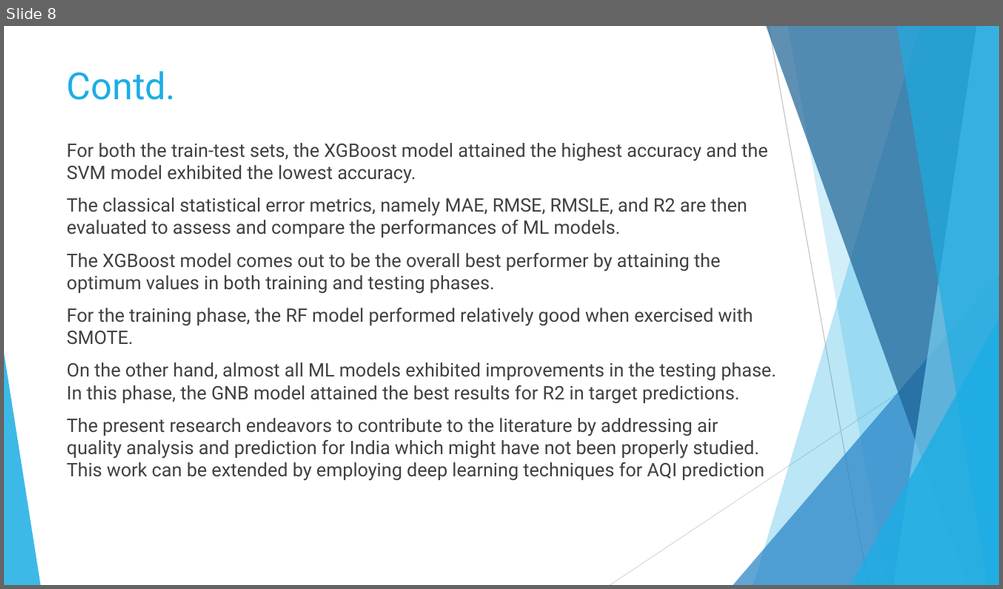
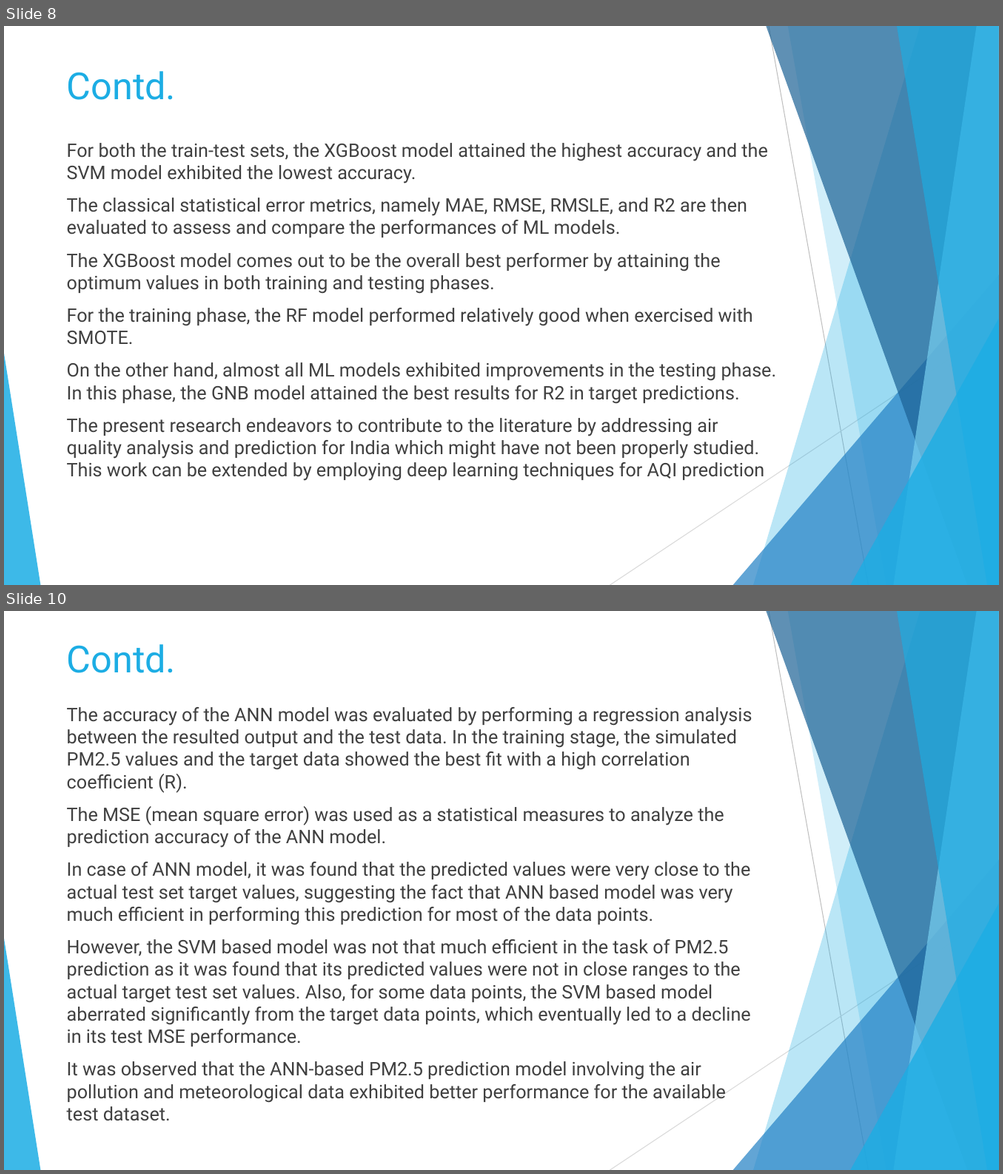
Before and after one commit to yvandana12/MachineLearning_Project, a slide deck: MACHINE LEARNING.pptx. Shown one above the other, each under a label of ours: slide 8 before the commit, slides 8 and 10 after it; the slides between them are not shown. The pictures are 1003x589 and 1003x1174 pixels, drawn with LibreOffice and Linux fonts; fonts in the diff are those of the drawing. Boxes give left, top, right and bottom in pixels: in the first picture for what was removed or moved away, otherwise in the second. Text is boxed around its words. In the diff, an @@ line names an element or a change of style, - is before the commit and + after.

```diff
--- a/MACHINE LEARNING.pptx
+++ b/MACHINE LEARNING.pptx
@@ slide 10 added at <box>4,611,999,1170</box>, background #FFFFFF; not listed: 10 template elements that a slide beside it also shows @@
@@ title added at <box>67,644,176,673</box>, 36 pt, text #1CADE4 @@
+Contd.
@@ text added at <box>67,707,751,1122</box>, 18 pt, text #404040 @@
+The accuracy of the ANN model was evaluated by performing a regression analysis between the resulted output and the test data. In the training stage, the simulated PM2.5 values and the target data showed the best fit with a high correlation coefficient (R).
+The MSE (mean square error) was used as a statistical measures to analyze the prediction accuracy of the ANN model.
+In case of ANN model, it was found that the predicted values were very close to the actual test set target values, suggesting the fact that ANN based model was very much efficient in performing this prediction for most of the data points.
+However, the SVM based model was not that much efficient in the task of PM2.5 prediction as it was found that its predicted values were not in close ranges to the actual target test set values. Also, for some data points, the SVM based model aberrated significantly from the target data points, which eventually led to a decline in its test MSE performance.
+It was observed that the ANN-based PM2.5 prediction model involving the air pollution and meteorological data exhibited better performance for the available test dataset.
```
Also in this commit, not shown: 4 slides changed, 1 other slide added.
